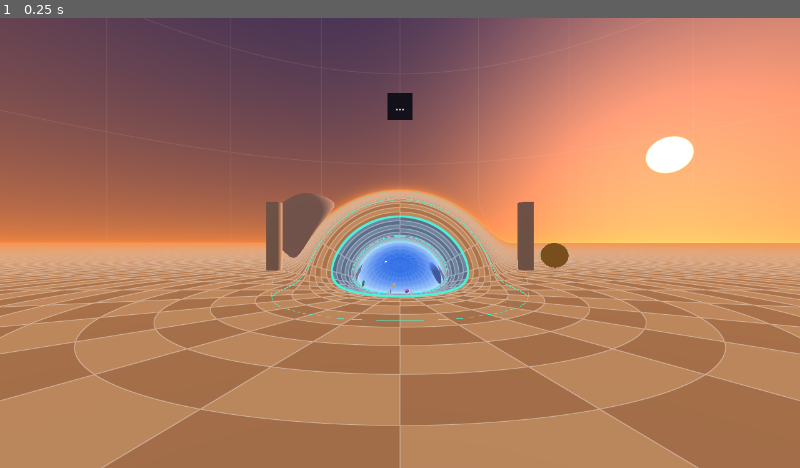
Above: before the commit, frame 1.
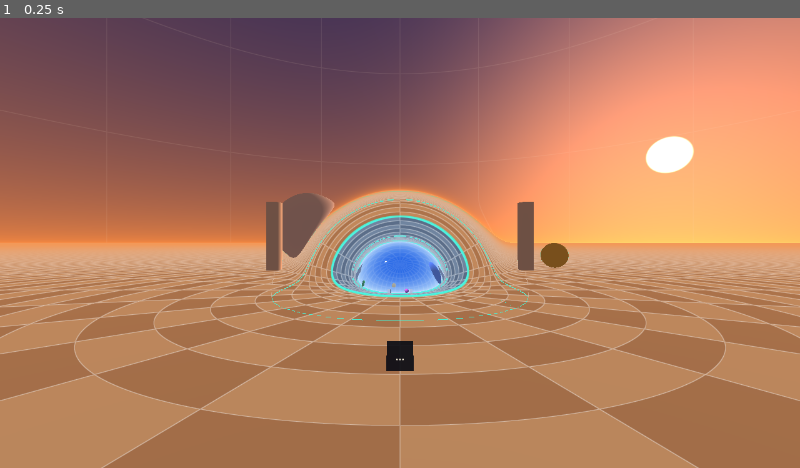
Above: after the commit, the same moment.

Repository: pomid0rko0/steam-frame-wromhole
Game: Godot game, scene res://main.tscn
Same seed, same stepped clock (60 frames per second), same inputs: the game is played once before the commit and once after it.
Inputs:
- Up to frame 1 (0.25 s): no input

The runs differ from the first frame. In frame 1, 0.4% of the frame differs, in the area x 48-52%, y 16-79%.

Commit message:
Refresh rate: the panel follows the head; the log says where the feet are
From the headset: the panel was fixed above the wormhole in world A, so it was
out of sight near the wormhole and gone inside it, where frames drop at any
setting.
- the panel lives in the play space, 1.3 m in front of the head and 0.5 m below
  the eyes; it follows walking at once and comes round smoothly once the head
  has turned more than 30 degrees away; a little smaller text
- every refresh: line starts with the feet's l and whether they are in world
  A, the curved zone or world B
- tests hide the panel through main.perf (it is no longer in the overlay)

Co-Authored-By: Claude Opus 5.5 <noreply@anthropic.com>
Claude-Session: https://claude.ai/code/session_01EeqoX7Nyx9beGL9B6CBhqR

Diff:
--- a/godot/main.gd
+++ b/godot/main.gd
@@ -207,8 +207,8 @@
 	return v.normalized() if v.length() > 1e-4 else Vector2(0.0, -1.0)
 
 
-## Things Godot draws itself among the ray-traced ones, placed in chart A coordinates: the
-## frame rate panel, 1.5 m straight ahead of the start and above the wormhole, facing it.
+## The node for things Godot draws itself among the ray-traced ones, placed in chart A
+## coordinates (the stereo check), and the frame rate panel, which follows the head in the room.
 func _build_overlay() -> void:
 	overlay = Node3D.new()
 	origin.add_child(overlay)
@@ -216,9 +216,9 @@
 	perf.name = "Perf"
 	perf.target = xr_view if in_xr else get_viewport()
 	perf.xr = xr as OpenXRInterface if in_xr else null
-	perf.transform = Transform3D(Basis(Vector3(0.0, 1.0, 0.0), Vector3(0.0, 0.0, 1.0), Vector3(1.0, 0.0, 0.0)),
-			Vector3(8.5, 0.0, 2.3))
-	overlay.add_child(perf)
+	perf.viewer = self
+	perf.head = camera
+	origin.add_child(perf)
 	_update_chart_map()
 
 
--- a/godot/perf_panel.gd
+++ b/godot/perf_panel.gd
@@ -1,5 +1,8 @@
 extends Label3D
-## The frame rate panel: text drawn by Godot itself, fixed in the world, on a plate.
+## The frame rate panel: text drawn by Godot itself on a plate. It hangs in the room 1.3 m in
+## front of the head and a little below the eyes, and follows: as the head walks, at once; as it
+## turns, only once it has turned well away, then smoothly. So it is there at the wormhole and
+## inside it, without being glued to the view.
 ##
 ## In the headset the plate is green while the display gets a new frame from us at (nearly)
 ## every refresh, red when it does not, grey while it is still measuring. The text gives the
@@ -39,11 +42,19 @@
 const STEAM_HINT := "частота: SteamVR > Video >\nPer-Application Video Settings"
 const SCALES := [1.0, 0.9, 0.8, 0.7]
 const SETTINGS := "user://settings.cfg"
+const DIST := 1.3               # m in front of the head
+const DROP := 0.5               # m below the eyes
+const TURN := deg_to_rad(30.0)  # the head turned this far from the panel: it comes round
 const COLOR_OK := Color(0.05, 0.33, 0.12, 0.92)
 const COLOR_BAD := Color(0.45, 0.06, 0.05, 0.92)
 const COLOR_WAIT := Color(0.05, 0.06, 0.09, 0.9)
 
 var target: Viewport            # the viewport the scene is rendered into
+var viewer: Node                # main: where the feet are (foot_l, space.L), for the log
+var head: Node3D                # the XR camera, a sibling in the play space; null: stay put
+var yaw := 0.0                  # the panel's bearing from the head
+var turning := false
+var placed := false
 var xr: OpenXRInterface         # null on the desktop
 var api: OpenXRAPIExtension     # the frame timing OpenXR predicts
 var meter := RateMeter.new()
@@ -79,7 +90,7 @@
 func _ready() -> void:
 	no_depth_test = true
 	render_priority = 20
-	pixel_size = 0.0014
+	pixel_size = 0.0012
 	font_size = 40
 	outline_size = 0
 	modulate = Color(1.0, 0.97, 0.88)
@@ -122,6 +133,7 @@
 
 
 func _process(delta: float) -> void:
+	_follow(delta)
 	if api and api.is_running():
 		var now := api.get_predicted_display_time()
 		# predicted display time of the next frame minus this one's: the period the runtime paces us at
@@ -141,6 +153,25 @@
 		frames = 0
 		gpu = 0.0
 		gpu_max = 0.0
+
+
+func _follow(delta: float) -> void:
+	if head == null:
+		return
+	var h := head.transform
+	var f := -h.basis.z
+	var head_yaw := atan2(-f.x, -f.z) if Vector2(f.x, f.z).length() > 0.2 else yaw
+	var d := wrapf(head_yaw - yaw, -PI, PI)
+	if not placed:
+		yaw = head_yaw
+	elif turning or absf(d) > TURN:
+		turning = absf(d) > 0.05
+		yaw += d * minf(1.0, 5.0 * delta)
+	var want := h.origin + Basis(Vector3.UP, yaw) * Vector3(0.0, 0.0, -DIST) + Vector3(0.0, -DROP, 0.0)
+	position = want if not placed else position.lerp(want, minf(1.0, 10.0 * delta))
+	# text toward the head, tilted up to the eyes
+	basis = Basis(Vector3.UP, yaw) * Basis(Vector3.RIGHT, -atan2(DROP, DIST))
+	placed = true
 
 
 ## A trigger press: pick the next refresh rate.
@@ -407,7 +438,12 @@
 		gm = maxf(gm, s[3])
 		n += s[4]
 	var eye := xr.get_render_target_size()
-	print("refresh: display %.2f Hz, paced %.2f Hz, %d frames of %d refreshes (%d missed) in %d s, gpu %.2f ms avg %.2f max of %.2f, gpu clock %d..%d MHz, runtime says %.1f of %s, stored %.0f, eye %dx%d at scale %.2f, keeps up %s"
+	var where := ""
+	if viewer:
+		var l: float = viewer.foot_l
+		var edge: float = viewer.space.L
+		where = "feet l %.1f m (%s), " % [l, "world A" if l >= edge else ("world B" if l <= -edge else "in the curved zone")]
+	print("refresh: " + where + "display %.2f Hz, paced %.2f Hz, %d frames of %d refreshes (%d missed) in %d s, gpu %.2f ms avg %.2f max of %.2f, gpu clock %d..%d MHz, runtime says %.1f of %s, stored %.0f, eye %dx%d at scale %.2f, keeps up %s"
 			% [rate, meter.paced_rate(), f, r, r - f, seconds.size(), g / n if n > 0 else 0.0, gm,
 			1000.0 / rate if rate > 0.0 else 0.0, clock_min, clock_max, reported,
 			xr.get_available_display_refresh_rates(), stored, int(eye.x), int(eye.y), render_scale, keeps_up(seconds)])
--- a/godot/tests/desktop_sphere.gd
+++ b/godot/tests/desktop_sphere.gd
@@ -21,7 +21,7 @@
 func _process(_delta: float) -> bool:
 	frames += 1
 	if frames == 2:
-		main.overlay.get_node("Perf").visible = false     # nothing but the balls under test
+		main.perf.visible = false     # nothing but the balls under test
 
 	if frames == 2:
 		main.camera.position = Vector3(0.0, 1.6, 0.0)
--- a/godot/tests/multiview_check.gd
+++ b/godot/tests/multiview_check.gd
@@ -39,6 +39,7 @@
 		# then the head turns back to the start yaw: the view should face the throat
 		main.place(1.0, main.START_POS, main.START_FORWARD)
 	if frames == 4:
+		main.perf.visible = false        # it follows the head: in every view
 		var grid: MeshInstance3D = main.overlay.get_node("Grid")
 		match mode:
 			"ray":
--- a/godot/tests/multiview_hmd.gd
+++ b/godot/tests/multiview_hmd.gd
@@ -37,7 +37,7 @@
 func _process(_delta: float) -> bool:
 	frames += 1
 	if frames == 2:
-		main.overlay.get_node("Perf").visible = false     # nothing but the balls under test
+		main.perf.visible = false     # nothing but the balls under test
 
 	if frames == 3:
 		# start where main starts, with the head pose now known
--- a/godot/tests/multiview_sphere.gd
+++ b/godot/tests/multiview_sphere.gd
@@ -32,7 +32,7 @@
 func _process(_delta: float) -> bool:
 	frames += 1
 	if frames == 2:
-		main.overlay.get_node("Perf").visible = false     # nothing but the balls under test
+		main.perf.visible = false     # nothing but the balls under test
 
 	if frames == 3:
 		# the viewer stands at chart (10, 0) facing -x: play x -> chart +y, play +y -> chart +z,
--- a/godot/tests/perf.gd
+++ b/godot/tests/perf.gd
@@ -26,6 +26,7 @@
 func _process(_delta: float) -> bool:
 	frames += 1
 	if frames == 2:
+		main.perf.visible = false        # the scene alone
 		for sc in [80, 70]:
 			if variant.ends_with("_scale%d" % sc):
 				root.scaling_3d_mode = Viewport.SCALING_3D_MODE_BILINEAR
Not shown, changed: README.md
